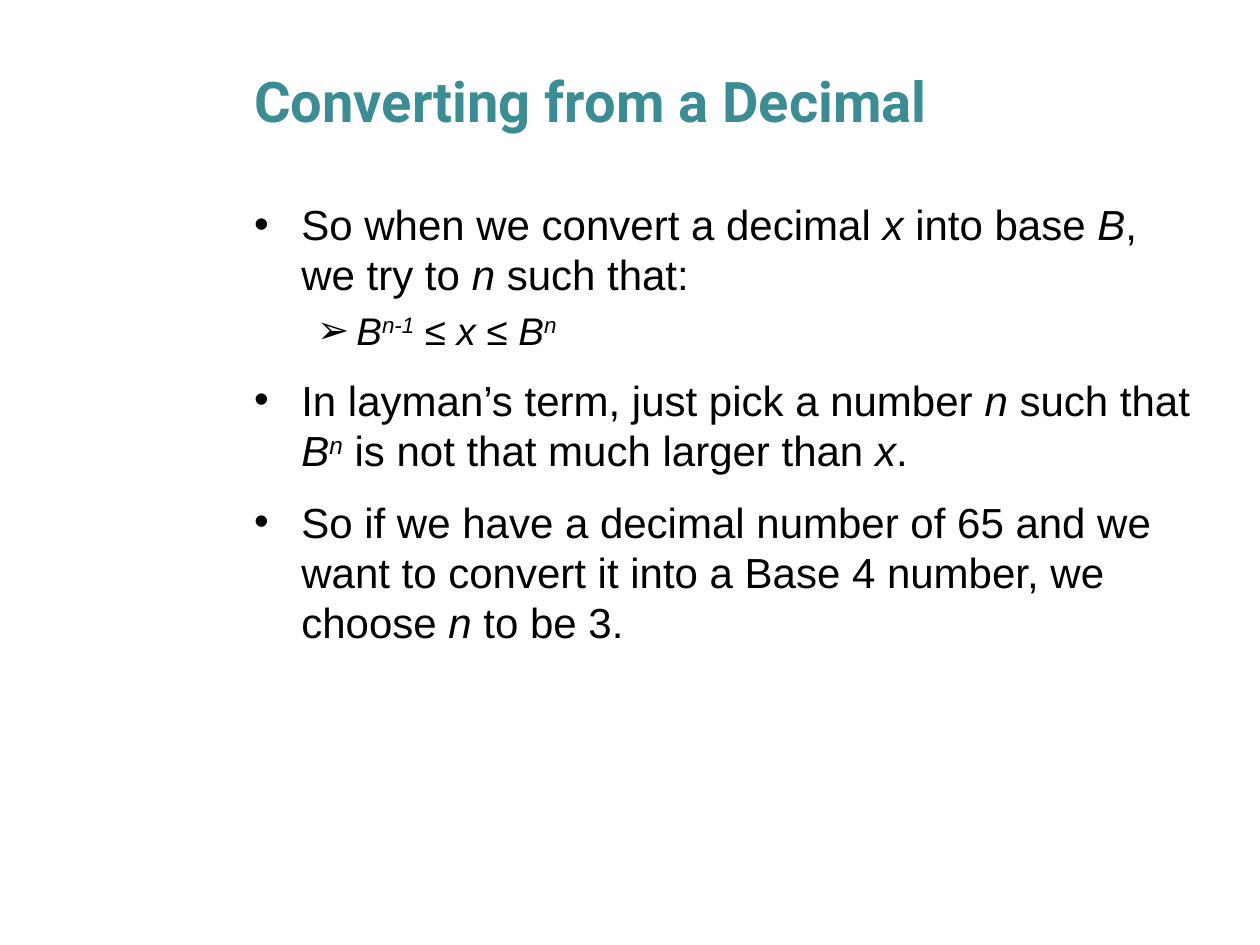
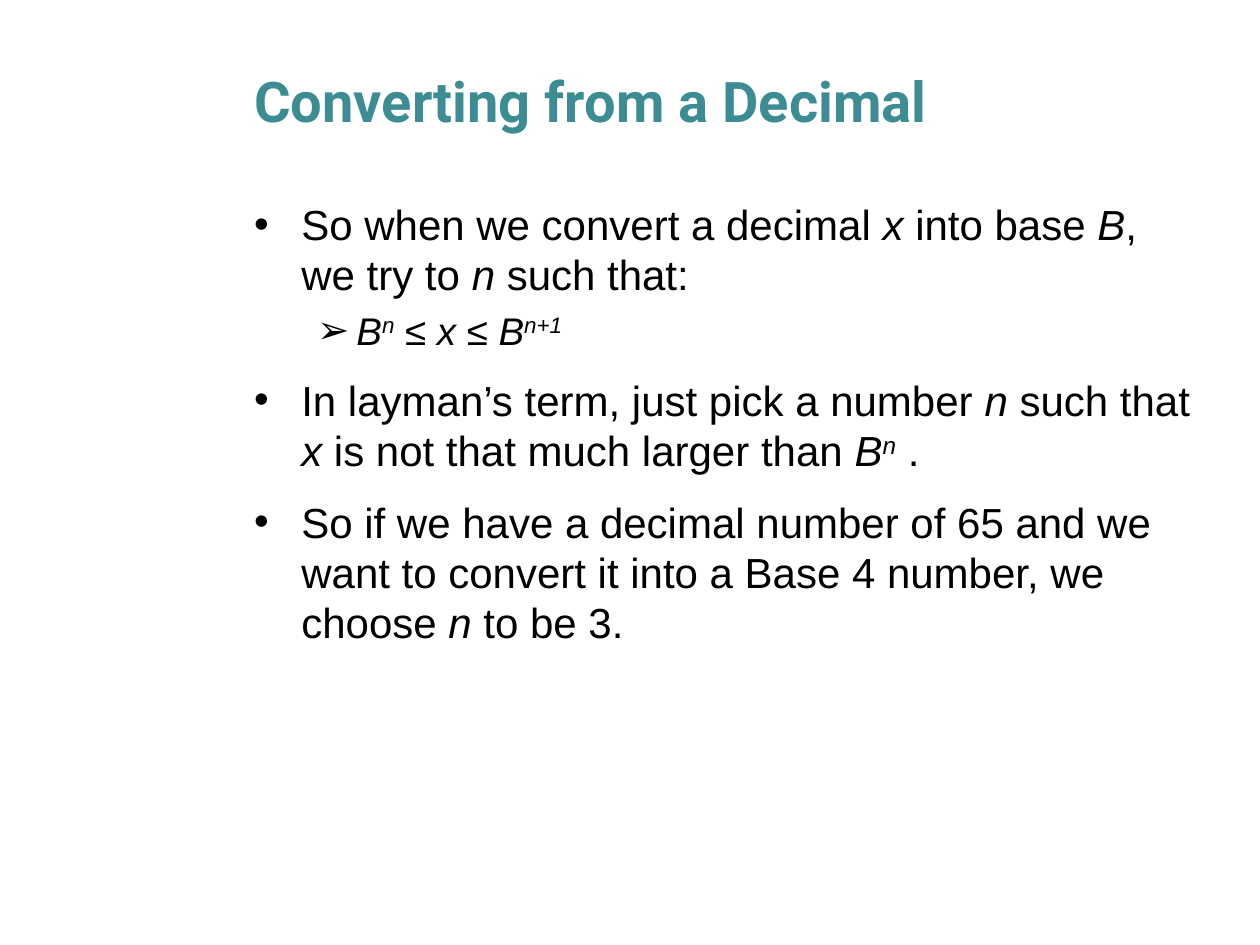
Before and after one commit to husathap/husathap.github.io, a slide deck: slide 10 of teaching/f15_cpsc217/Week_3_1.pptx. Drawn at 1260x945 pixels with LibreOffice and Linux fonts; fonts in the diff are those of the drawing; background and template pictures are left out. Boxes give left, top, right and bottom in pixels: in the first picture for what was removed or moved away, otherwise in the second. Text is boxed around its words. In the diff, an @@ line names an element or a change of style, - is before the commit and + after.

```diff
--- a/teaching/f15_cpsc217/Week_3_1.pptx
+++ b/teaching/f15_cpsc217/Week_3_1.pptx
@@ text at (301,317,1190,475): text changed @@
-  ➢ Bn-1 ≤ x ≤ Bn
-• In layman’s term, just pick a number n such that Bn is not that much larger than x.
+  ➢ Bn ≤ x ≤ Bn+1
+• In layman’s term, just pick a number n such that x is not that much larger than Bn .
```
Also in this commit, not shown: 1 other file.
